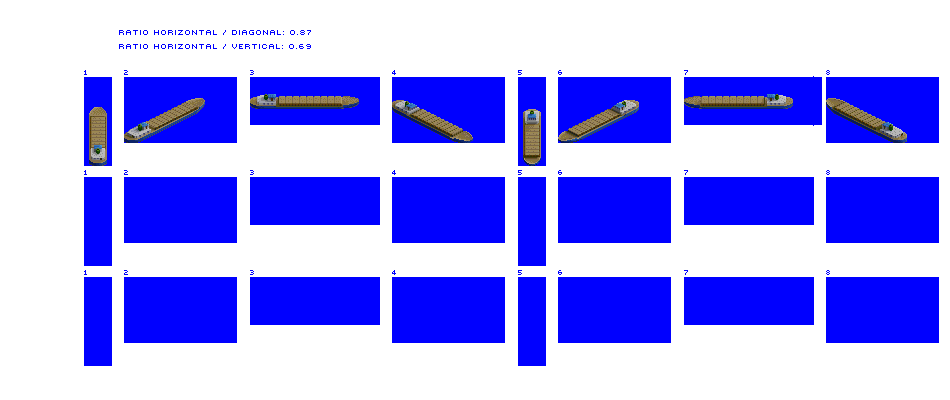
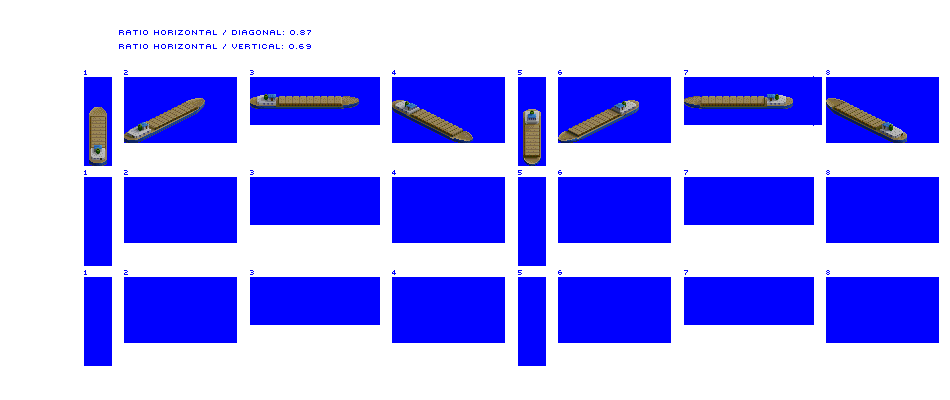
The second 950 x 400 image is a revision of the first. Changes to its layers:
painted on "River Boat" over <box>612,100,628,108</box>
